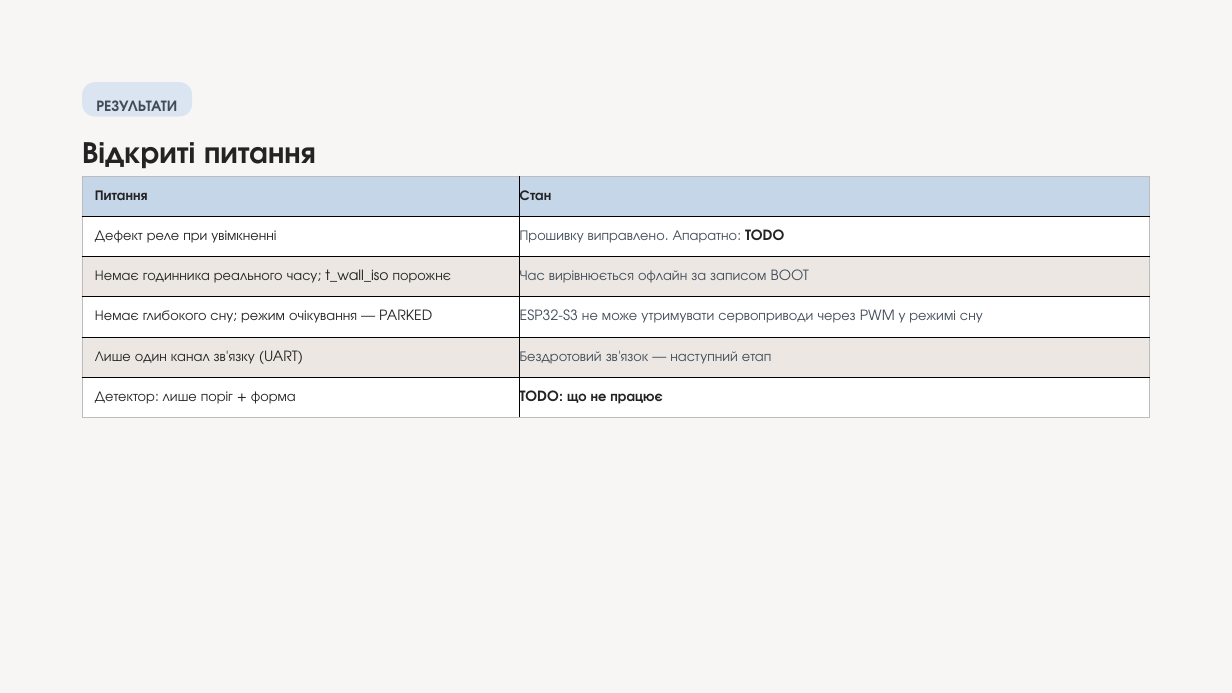
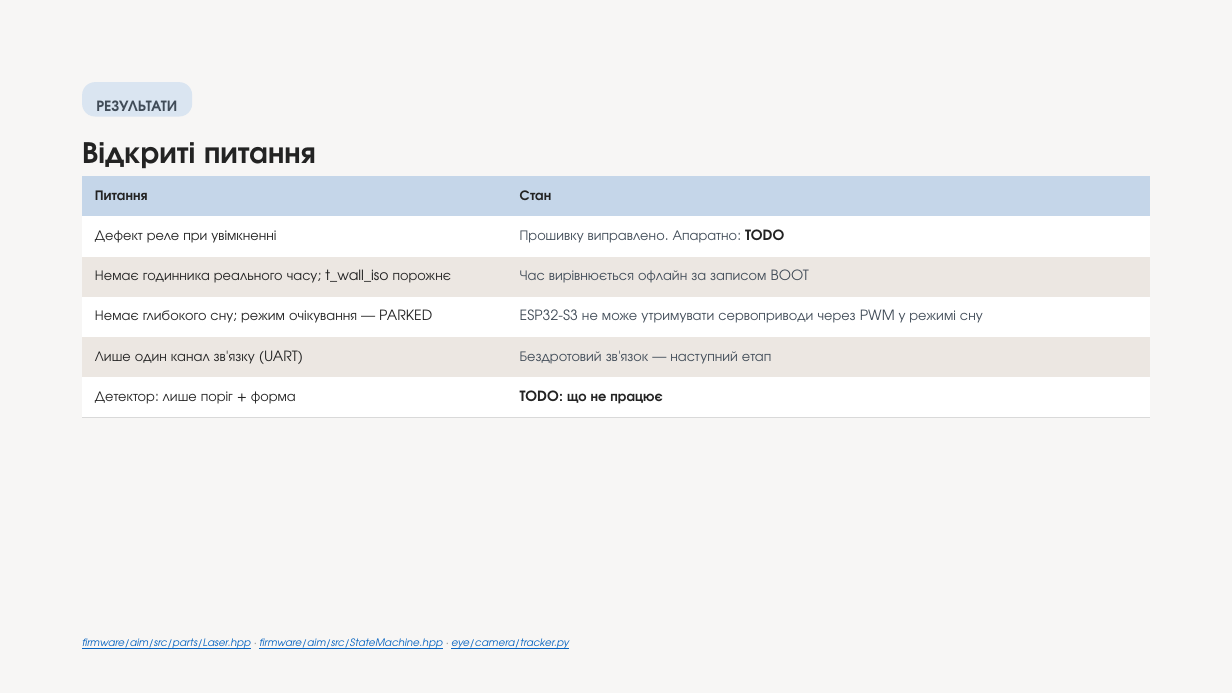
Before and after one commit to melnikvitaly/workshops, a slide deck: slide 11 of workshop-7-final_project/docs/assestment/presentation/Laser Gimbal with Camera Tracking on ESP32-S3.pptx. Drawn at 1232x693 pixels with LibreOffice and Linux fonts; fonts in the diff are those of the drawing. Boxes give left, top, right and bottom in pixels: in the first picture for what was removed or moved away, otherwise in the second. Text is boxed around its words. In the diff, an @@ line names an element or a change of style, - is before the commit and + after.

```diff
--- a/workshop-7-final_project/docs/assestment/presentation/Laser Gimbal with Camera Tracking on ESP32-S3.pptx
+++ b/workshop-7-final_project/docs/assestment/presentation/Laser Gimbal with Camera Tracking on ESP32-S3.pptx
@@ table at bbox=[82, 177, 1151, 419] @@
@@ borders changed @@
@@ text added at bbox=[82, 638, 569, 649], 8 pt, text #0563C1, italic, underline @@
+firmware/aim/src/parts/Laser.hpp · firmware/aim/src/StateMachine.hpp · eye/camera/tracker.py
```
Also in this commit, not shown: 12 other slides changed, 22 other files.
